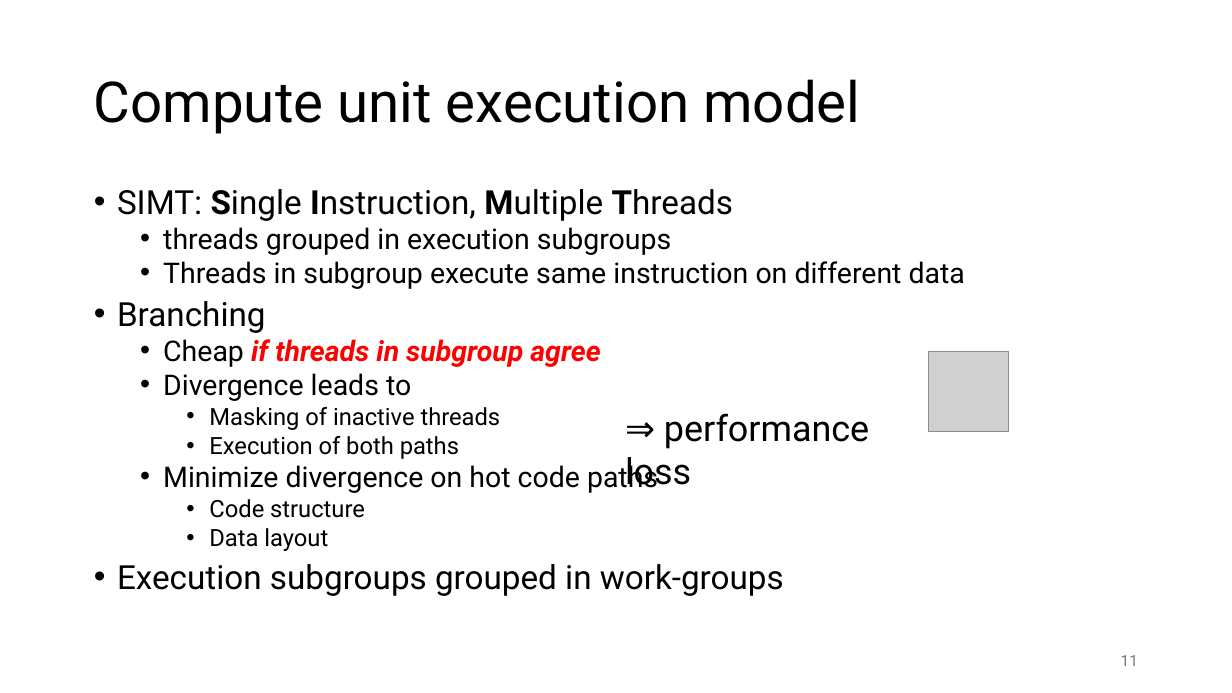
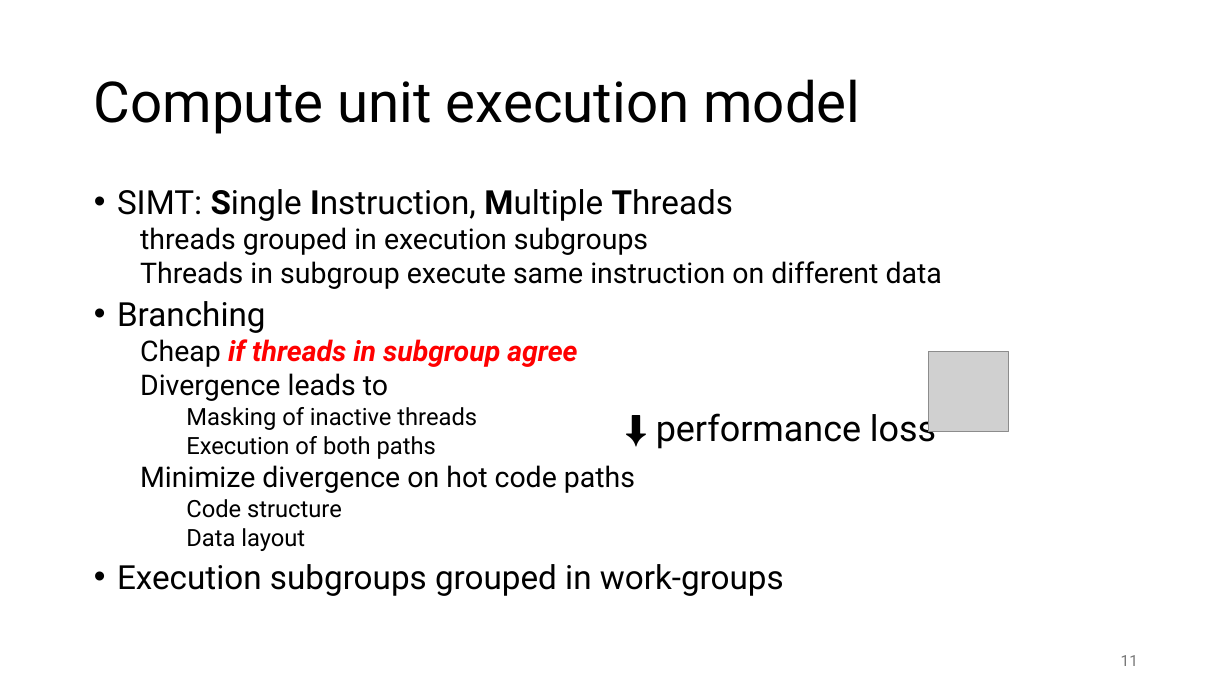
Before and after one commit to gjbex/GPU-programming, a slide deck: slide 11 of gpu_programming.pptx. Drawn at 1232x693 pixels with LibreOffice and Linux fonts; fonts in the diff are those of the drawing; grey boxes stand for pictures. Boxes give left, top, right and bottom in pixels: in the first picture for what was removed or moved away, otherwise in the second. Text is boxed around its words. In the diff, an @@ line names an element or a change of style, - is before the commit and + after.

```diff
--- a/gpu_programming.pptx
+++ b/gpu_programming.pptx
@@ text at (x1=140, y1=227, x2=942, y2=551): bullet • to none @@
@@ text at (x1=656, y1=407, x2=936, y2=449): text changed @@
-⇒ performance loss
+⬇ performance loss
```
Also in this commit, not shown: 23 other slides changed, 5 slides added.
